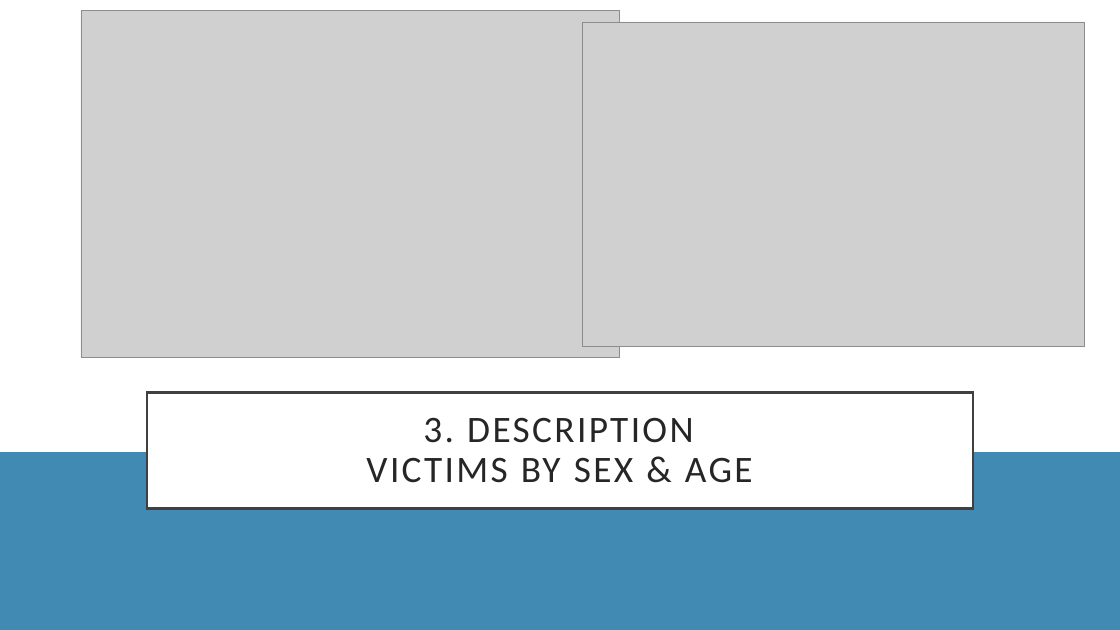
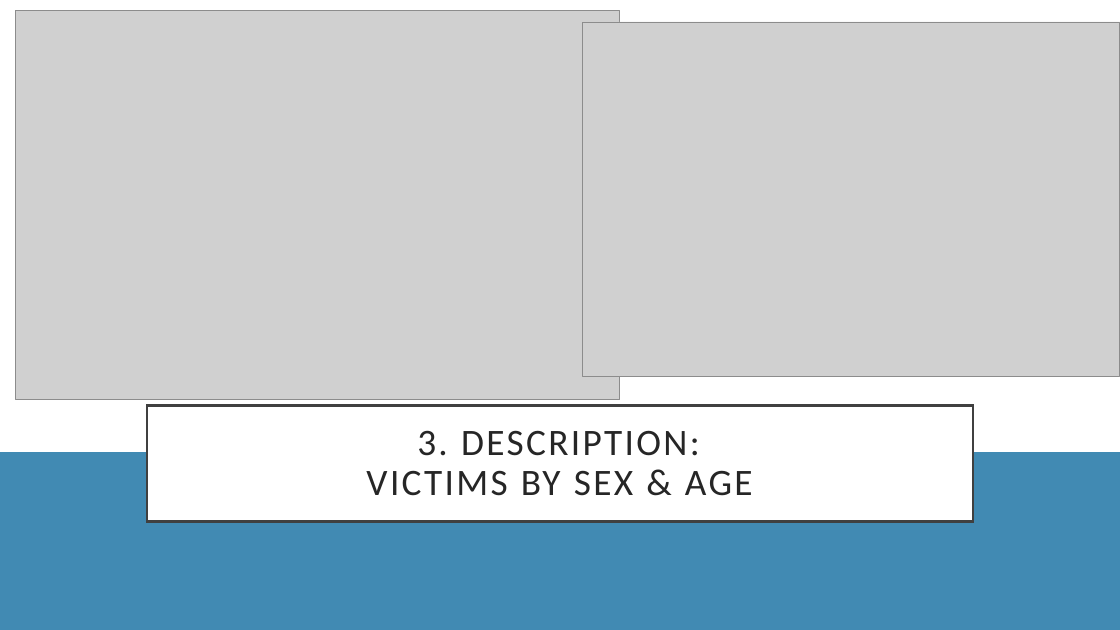
Before and after one commit to shrawantee/Project-Analysis-of-Violent-Crime-in-LA, a slide deck: slide 15 of Presentation/LACity Crime-Final Slides.pptx. Drawn at 1120x630 pixels with LibreOffice and Linux fonts; fonts in the diff are those of the drawing; grey boxes stand for pictures. Boxes give left, top, right and bottom in pixels: in the first picture for what was removed or moved away, otherwise in the second. Text is boxed around its words. In the diff, an @@ line names an element or a change of style, - is before the commit and + after.

```diff
--- a/Presentation/LACity Crime-Final Slides.pptx
+++ b/Presentation/LACity Crime-Final Slides.pptx
@@ picture: place and size @@
-picture at box(81, 10, 619, 358)
+picture at box(16, 10, 619, 399)
@@ picture: place and size @@
-picture at box(582, 22, 1085, 346)
+picture at box(582, 22, 1120, 376)
@@ title "3. DESCRIPTION: VICTIMS BY SEX ...": place and size @@
-title "3. DESCRIPTION: VICTIMS BY SEX ..." at box(147, 392, 973, 508)
+title "3. DESCRIPTION: VICTIMS BY SEX ..." at box(147, 406, 973, 522)
@@ title at box(366, 430, 753, 496): text changed @@
-3. DESCRIPTION
-VICTIMS BY SEX & AGE
+3. DESCRIPTION:
+VICTIMS BY SEX & AGE
```
Also in this commit, not shown: 6 other slides changed, 8 slides added, 5 slides removed, 1 other file.
